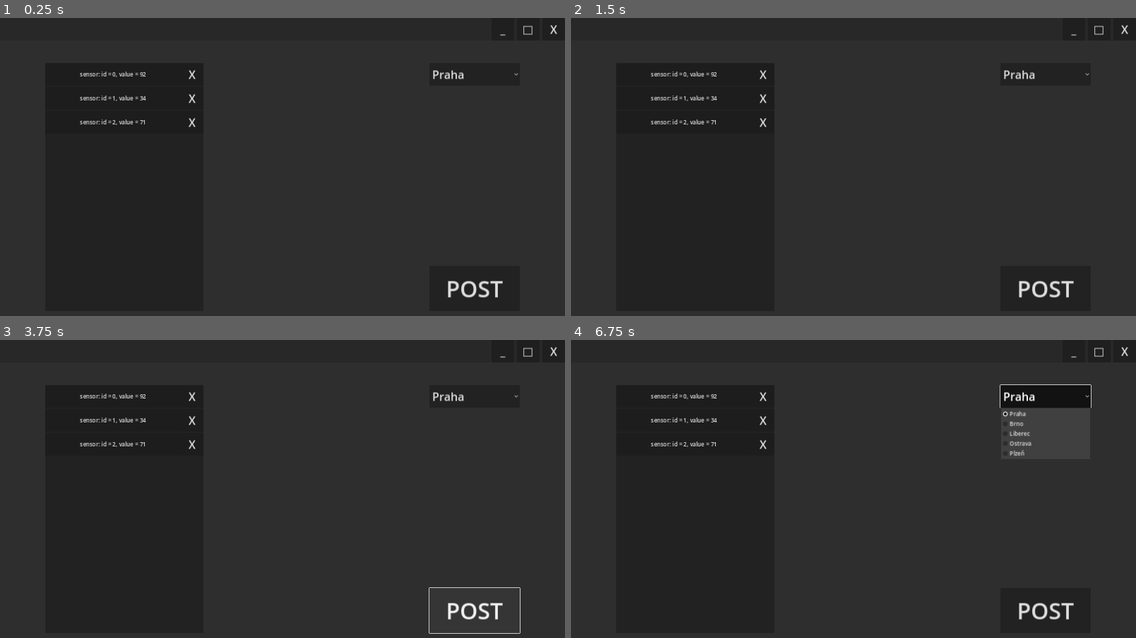
Above: before the commit, frames 1-4 (two rows, left to right).
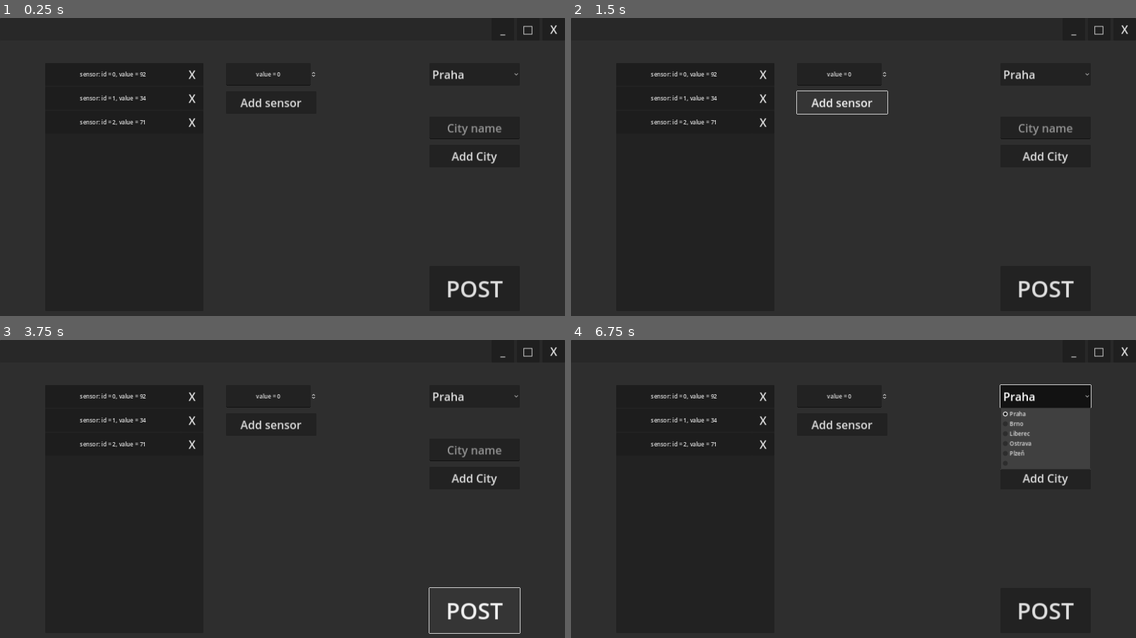
Above: after the commit, the same moments.

Repository: BlodyxCZ/Hackathon2024
Game: Godot game, scene res://main.tscn
The game is run twice, just before and just after one commit, with the same random seed, the same clock (stepped at 60 frames per second) and the same inputs. The project has no main scene, so this scene is started directly.
Inputs (mouse positions are in pixels of both pictures, inside the frame that each line leads up to):
- Up to frame 1 (0.25 s): no input
- Up to frame 2 (1.5 s): click (1045, 155) at 0.5 s, where only the run after the commit has a clickable "Add City"; click (842, 101) at 1.25 s, where only the run after the commit has a clickable "Add sensor"
- Up to frame 3 (3.75 s): click "□" at 2 s; click "_" at 2.75 s; click "POST" at 3.5 s
- Up to frame 4 (6.75 s): click "sensor: id = 0, value = 92" at 4.25 s; click "sensor: id = 1, value = 34" at 5 s; click "sensor: id = 2, value = 71" at 5.75 s; click "Praha" at 6.5 s

The runs differ from the first frame. In frame 1, 0.5% of the frame differs, in the area x 40-92%, y 17-49%; in frame 2, 0.6%, in the area x 39-92%, y 17-49%; in frame 3, 0.5%; in frame 4, 0.4%.
Error before the commit: Invalid access to property or key 'id' on a base object of type 'Dictionary'. (res://main.gd:69)
Error after the commit: Invalid access to property or key 'id' on a base object of type 'Dictionary'. (res://main.gd:71)

Commit message:
time

Diff:
--- a/Simulation/src/DATABASE.gd
+++ b/Simulation/src/DATABASE.gd
@@ -1,6 +1,7 @@
 extends Node
 
 
+var time = "00:00:00" # format = HH:MM:SS
 @onready var data: Array = [
 	{
 		"place_id": 0,
--- a/Simulation/src/main.gd
+++ b/Simulation/src/main.gd
@@ -7,6 +7,8 @@
 @onready var http_request = $HTTPRequest
 @onready var sensor_container = $Panel/sensors/sensors
 @onready var id_select = $Panel/id_select
+@onready var city_name = $Panel/add_city/city_name
+@onready var sensor_value = $add_sensor/sensor_value
 
 @onready var screen_size = DisplayServer.screen_get_size()
 @onready var last_window_size = DisplayServer.window_get_size()
@@ -87,3 +89,11 @@
 
 func _on_id_select_item_selected(index):
 	load_data(index)
+
+
+func _on_add_city_pressed():
+	id_select.add_item(city_name.text)
+
+
+func _on_add_sensor_pressed():
+	pass # Replace with function body.
--- a/Simulation/src/main.tscn
+++ b/Simulation/src/main.tscn
@@ -68,6 +68,7 @@
 offset_bottom = 832.0
 theme_override_font_sizes/font_size = 64
 text = "POST"
+metadata/_edit_lock_ = true
 
 [node name="sensors" type="Panel" parent="Panel"]
 layout_mode = 0
@@ -75,11 +76,13 @@
 offset_top = 128.0
 offset_right = 576.0
 offset_bottom = 832.0
+metadata/_edit_lock_ = true
 
 [node name="sensors" type="VBoxContainer" parent="Panel/sensors"]
 layout_mode = 0
 offset_right = 448.0
 offset_bottom = 704.0
+metadata/_edit_lock_ = true
 
 [node name="id_select" type="OptionButton" parent="Panel"]
 layout_mode = 0
@@ -89,6 +92,46 @@
 offset_bottom = 192.0
 theme_override_font_sizes/font_size = 32
 selected = 0
+metadata/_edit_lock_ = true
+
+[node name="add_city" type="Button" parent="Panel"]
+layout_mode = 0
+offset_left = 1216.0
+offset_top = 360.0
+offset_right = 1472.0
+offset_bottom = 424.0
+theme_override_font_sizes/font_size = 32
+text = "Add City"
+metadata/_edit_lock_ = true
+
+[node name="city_name" type="LineEdit" parent="Panel/add_city"]
+layout_mode = 0
+offset_top = -80.0
+offset_right = 256.0
+offset_bottom = -16.0
+theme_override_font_sizes/font_size = 32
+placeholder_text = "City name"
+alignment = 1
+metadata/_edit_lock_ = true
+
+[node name="add_sensor" type="Button" parent="Panel"]
+layout_mode = 0
+offset_left = 640.0
+offset_top = 208.0
+offset_right = 896.0
+offset_bottom = 272.0
+theme_override_font_sizes/font_size = 32
+text = "Add sensor"
+metadata/_edit_lock_ = true
+
+[node name="sensor_value" type="SpinBox" parent="Panel/add_sensor"]
+layout_mode = 0
+offset_top = -80.0
+offset_right = 256.0
+offset_bottom = -16.0
+alignment = 1
+prefix = "value ="
+metadata/_edit_lock_ = true
 
 [node name="HTTPRequest" type="HTTPRequest" parent="."]
 script = ExtResource("2_7gd1d")
@@ -98,4 +141,6 @@
 [connection signal="pressed" from="Panel/move_area/min" to="." method="_on_min_pressed"]
 [connection signal="pressed" from="Panel/post" to="." method="_on_post_pressed"]
 [connection signal="item_selected" from="Panel/id_select" to="." method="_on_id_select_item_selected"]
+[connection signal="pressed" from="Panel/add_city" to="." method="_on_add_city_pressed"]
+[connection signal="pressed" from="Panel/add_sensor" to="." method="_on_add_sensor_pressed"]
 [connection signal="request_completed" from="HTTPRequest" to="HTTPRequest" method="_on_request_completed"]
